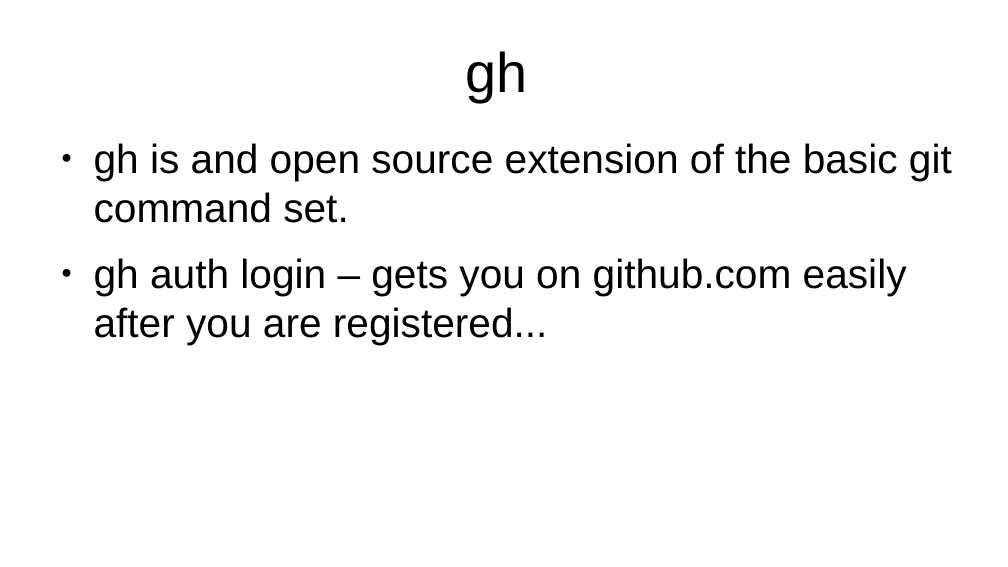
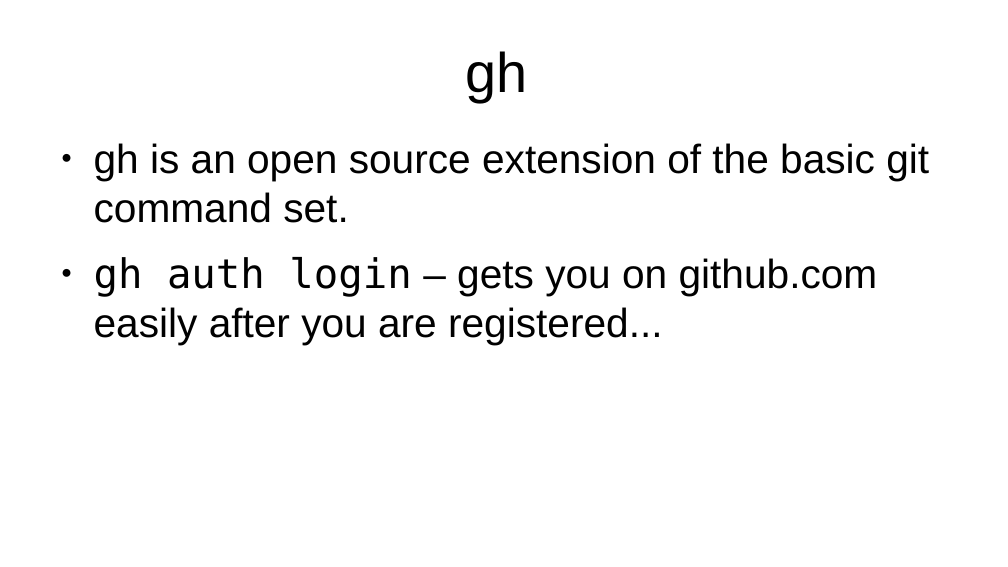
Before and after one commit to flintiii/TenStatementGit, a slide deck: slide 35 of vm_workshop_presentation.odp (slide 32 before the commit). Drawn at 1008x567 pixels with LibreOffice and Linux fonts; fonts in the diff are those of the drawing. Boxes give left, top, right and bottom in pixels: in the first picture for what was removed or moved away, otherwise in the second. Text is boxed around its words. In the diff, an @@ line names an element or a change of style, - is before the commit and + after.

```diff
--- a/vm_workshop_presentation.odp
+++ b/vm_workshop_presentation.odp
@@ text at (94, 143, 929, 223): text changed @@
-● gh is and open source extension of the basic git command set.
+● gh is an open source extension of the basic git command set.
@@ text at (94, 257, 878, 345): font Arial to DejaVu Sans Mono in "gh auth login" @@
```
Also in this commit, not shown: 24 other slides changed, 2 slides added, 1 slide removed.
